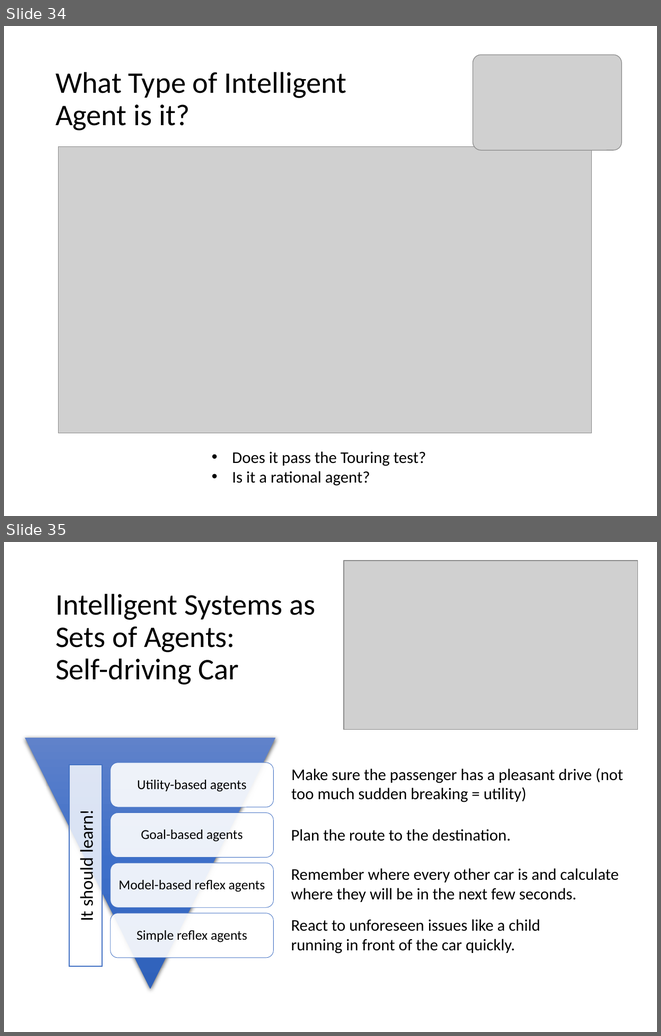
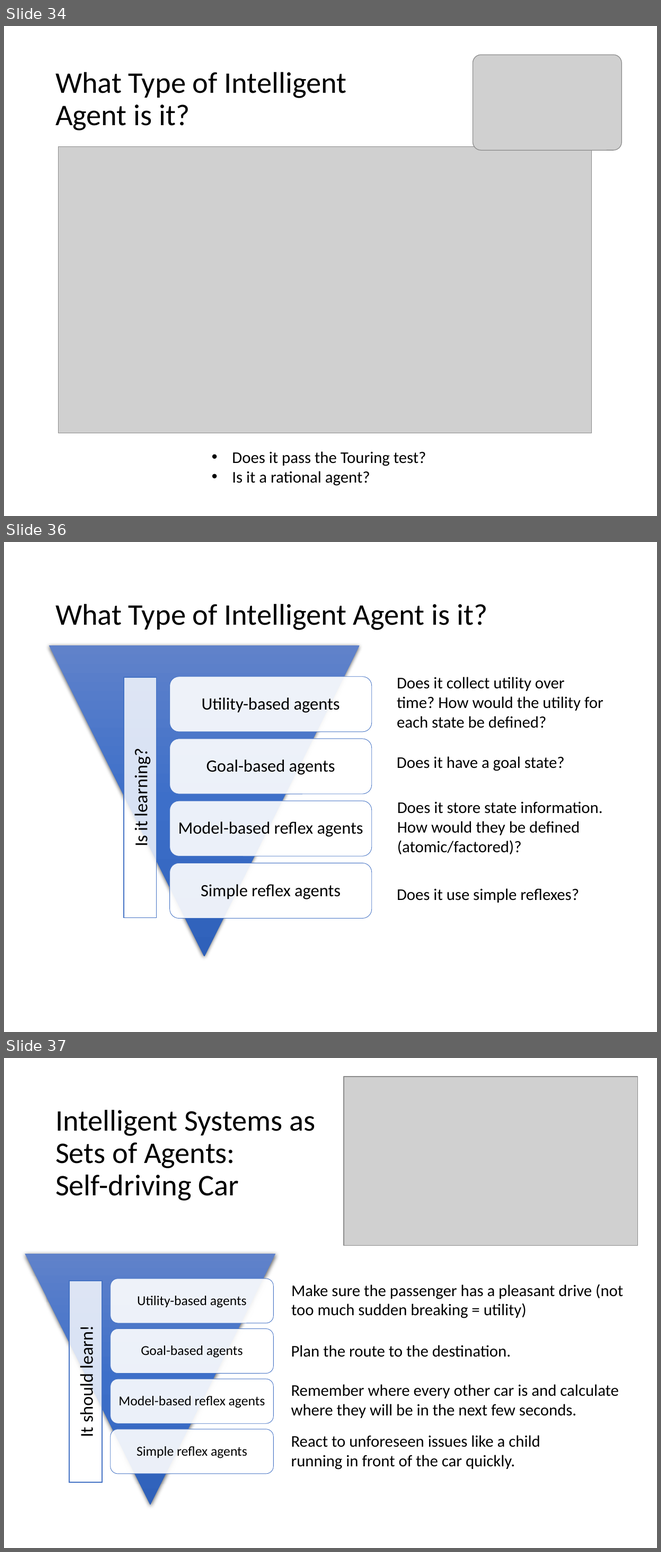
Before and after one commit to mhahsler/CS7320-AI, a slide deck: slides/02_agents.pptx. Shown one above the other, each under a label of ours: slides 34 and 35 before the commit, slides 34, 36 and 37 after it; the slides between them are not shown. The pictures are 661x1036 and 661x1552 pixels, drawn with LibreOffice and Linux fonts; fonts in the diff are those of the drawing; grey boxes stand for pictures. Boxes give left, top, right and bottom in pixels: in the first picture for what was removed or moved away, otherwise in the second. Text is boxed around its words. In the diff, an @@ line names an element or a change of style, - is before the commit and + after.

```diff
--- a/slides/02_agents.pptx
+++ b/slides/02_agents.pptx
@@ slide 36 added at bbox=[4, 542, 657, 1032], background #FFFFFF @@
@@ title added at bbox=[55, 603, 487, 630], 33 pt, text #000000 @@
+What Type of Intelligent Agent is it?
@@ rectangle added at bbox=[123, 677, 156, 917], fill #FFFFFF at 80% opacity, outline #4472C4 1 pt, 20 pt, text #000000 @@
+Is it learning?
@@ text added at bbox=[397, 677, 603, 728], 18 pt, text #000000 @@
+Does it collect utility over time? How would the utility for each state be defined?
@@ text added at bbox=[397, 756, 565, 771], 18 pt, text #000000 @@
+Does it have a goal state?
@@ text added at bbox=[397, 801, 602, 854], 18 pt, text #000000 @@
+Does it store state information. How would they be defined (atomic/factored)?
@@ group added at bbox=[49, 645, 372, 956]: 4 rounded rectangles, 4 texts, 1 triangle @@
+Utility-based agents
+Goal-based agents
+Model-based reflex agents
+Simple reflex agents
@@ text added at bbox=[397, 888, 579, 902], 18 pt, text #000000 @@
+Does it use simple reflexes?
@@ what was slide 35 is now slide 37 @@
```
Also in this commit, not shown: 1 other slide added, 1 other file.
